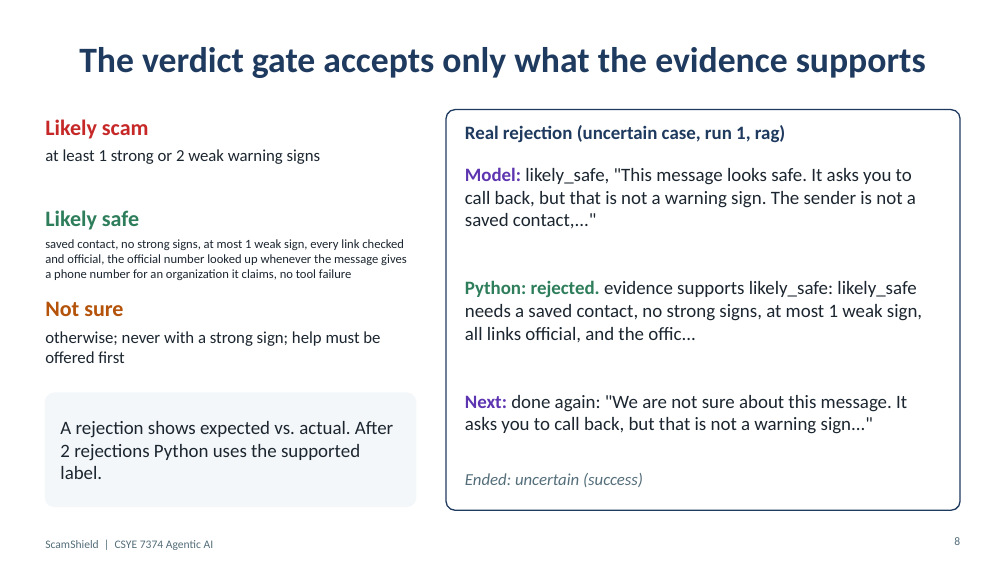
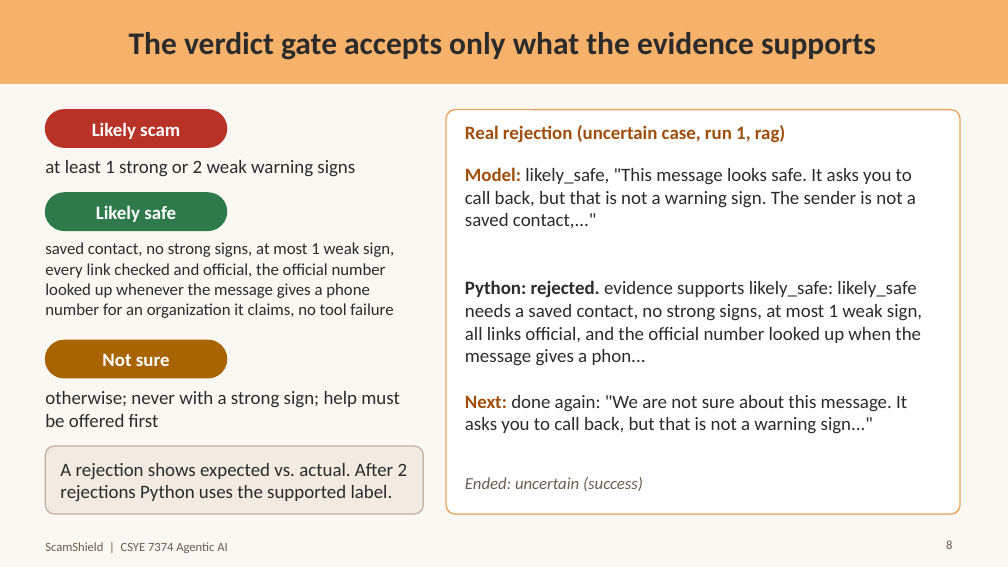
Before and after one commit to ARUNAS95/ScamShield, a slide deck: slide 8 of docs/ScamShield_Presentation.pptx. Drawn at 1008x567 pixels with LibreOffice and Linux fonts; fonts in the diff are those of the drawing. Boxes give left, top, right and bottom in pixels: in the first picture for what was removed or moved away, otherwise in the second. Text is boxed around its words. In the diff, an @@ line names an element or a change of style, - is before the commit and + after.

Commit message:
Restyle the deck: off-white and light orange; add the large blind test slide
Colors are named constants in build_pptx.js. The new slide reads
large_rules.txt and, once the live run exists, large_agent_rag_results.json.

```diff
--- a/docs/ScamShield_Presentation.pptx
+++ b/docs/ScamShield_Presentation.pptx
@@ background #FFFFFF to #FBF8F3 @@
@@ rectangle added at (0, 0, 1008, 83), fill #F6B26B, outline #F6B26B 1 pt @@
@@ title "The verdict gate accepts only ...": place and size @@
-title "The verdict gate accepts only ..." at (79, 47, 926, 78)
+title "The verdict gate accepts only ..." at (129, 32, 876, 60)
@@ title "The verdict gate accepts only ..." at (129, 32, 876, 60): size 34 to 30 pt, text colour #1F3A5F to #2B2B2B @@
@@ text "Likely scam" at (92, 122, 180, 139): size 21 to 18 pt, text colour #C62828 to #FFFFFF; alignment left to centre; vertical alignment top to middle @@
@@ rounded rectangle added at (45, 110, 227, 147), fill #B83227, outline #B83227 1 pt @@
@@ rounded rectangle: place and size @@
-rounded rectangle at (446, 110, 960, 510)
+rounded rectangle at (446, 110, 960, 514)
@@ rounded rectangle at (446, 110, 960, 514): outline #1F3A5F 1.25 pt to #E9A35A 1.25 pt; proportions changed @@
@@ text "Real rejection (uncertain case, run ..." at (465, 125, 785, 143): text colour #1F3A5F to #A04E0C @@
@@ text "at least 1 strong or ...": place and size @@
-text "at least 1 strong or ..." at (45, 149, 321, 164)
+text "at least 1 strong or ..." at (45, 160, 355, 177)
@@ text "at least 1 strong or ..." at (45, 160, 355, 177): size 16 to 18 pt, text colour #1C2630 to #2B2B2B @@
@@ text "Model: likely_safe, "This message looks ..." at (465, 167, 916, 228): text colour #5E35B1 to #A04E0C in "Model:"; text colour #1C2630 to #2B2B2B @@
@@ text "Likely safe": place and size @@
-text "Likely safe" at (45, 210, 139, 230)
+text "Likely safe" at (96, 205, 176, 222)
@@ text "Likely safe" at (96, 205, 176, 222): size 21 to 18 pt, text colour #2E7D5B to #FFFFFF; alignment left to centre; vertical alignment top to middle @@
@@ rounded rectangle added at (45, 193, 227, 231), fill #2F7A4B, outline #2F7A4B 1 pt @@
@@ text "saved contact, no strong signs, ..." at (45, 242, 394, 318): size 12 to 16 pt, text colour #1C2630 to #2B2B2B @@
@@ text at (465, 280, 922, 366): text changed; text colour #1C2630 to #2B2B2B @@
-Python: rejected. evidence supports likely_safe: likely_safe needs a saved contact, no strong signs, at most 1 weak sign, all links official, and the offic...
+Python: rejected. evidence supports likely_safe: likely_safe needs a saved contact, no strong signs, at most 1 weak sign, all links official, and the official number looked up when the message gives a phon...
@@ text "Not sure": place and size @@
-text "Not sure" at (45, 301, 123, 316)
+text "Not sure" at (102, 353, 170, 366)
@@ text "Not sure" at (102, 353, 170, 366): size 21 to 18 pt, text colour #B45309 to #FFFFFF; alignment left to centre; vertical alignment top to middle @@
@@ rounded rectangle added at (45, 340, 227, 378), fill #A86400, outline #A86400 1 pt @@
@@ text "otherwise; never with a strong ..." at (45, 391, 399, 427): size 16 to 18 pt, text colour #1C2630 to #2B2B2B @@
@@ text "otherwise; never with a strong ...": place and size @@
-text "otherwise; never with a strong ..." at (45, 331, 380, 363)
+text "otherwise; never with a strong ..." at (45, 391, 399, 427)
@@ text "Next: done again: "We are ..." at (465, 395, 907, 434): text colour #5E35B1 to #A04E0C in "Next:"; text colour #1C2630 to #2B2B2B @@
@@ rounded rectangle: place and size @@
-rounded rectangle at (45, 393, 416, 507)
+rounded rectangle at (45, 446, 423, 514)
@@ rounded rectangle at (45, 446, 423, 514): fill #F4F7F9 to #F1EBE2; outline #F4F7F9 1.25 pt to #BFB2A3 1.25 pt; proportions changed @@
@@ text "A rejection shows expected vs. ...": place and size @@
-text "A rejection shows expected vs. ..." at (60, 421, 393, 479)
+text "A rejection shows expected vs. ..." at (60, 463, 408, 502)
@@ text "A rejection shows expected vs. ..." at (60, 463, 408, 502): text colour #1C2630 to #2B2B2B @@
@@ text "Ended: uncertain (success)" at (465, 477, 643, 491): text colour #546E7A to #6A5D50 @@
@@ text "ScamShield | CSYE 7374 Agentic ..." at (45, 542, 227, 553): size 11 to 12 pt, text colour #546E7A to #6A5D50 @@
@@ page number: place and size @@
-page number at (954, 537, 960, 545)
+page number at (946, 540, 952, 549)
@@ page number at (946, 540, 952, 549): size 11 to 12 pt, text colour #546E7A to #6A5D50 @@
```
Also in this commit, not shown: 12 other slides changed, 1 slide added, 3 other files.
